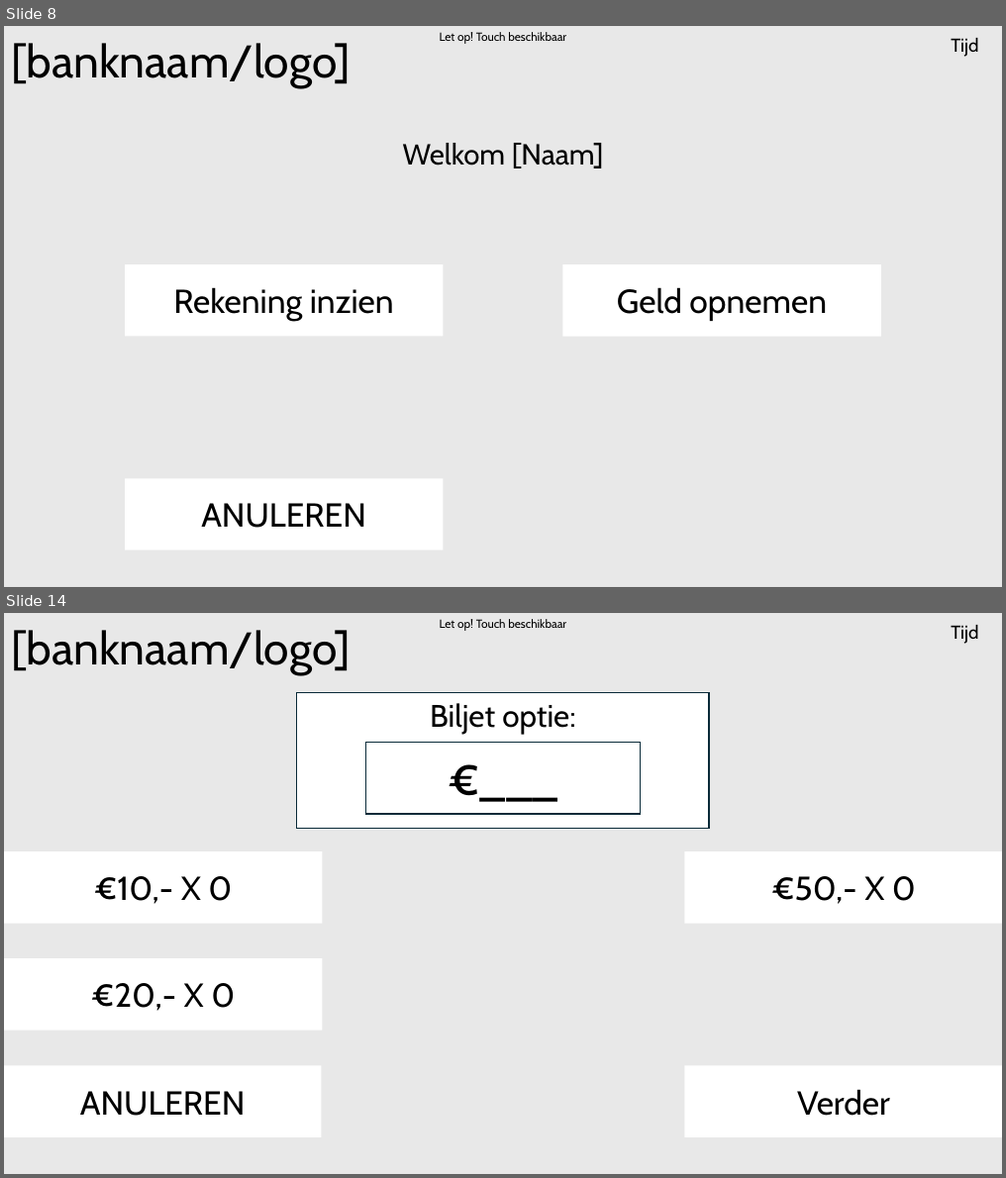
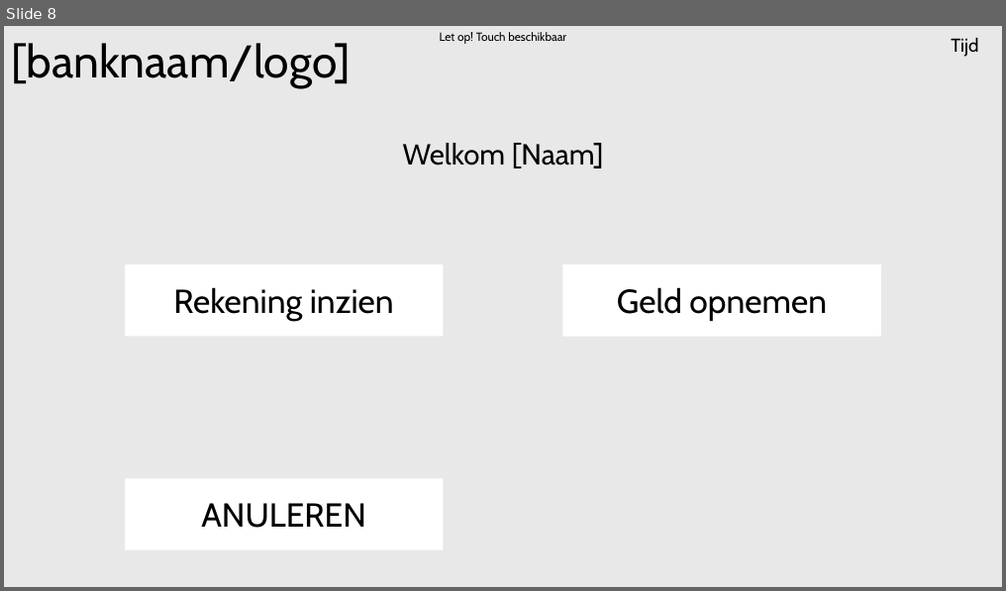
Before and after one commit to BruddaCode/Project-3-4-Bank, a slide deck: documentatie/ontwerpen/GUI/bank_GUI_SketchV2.ppt. Shown one above the other, each under a label of ours: slides 8 and 14 before the commit, slide 8 after it; the slides between them are not shown. The pictures are 1006x1178 and 1006x591 pixels, drawn with LibreOffice and Linux fonts; fonts in the diff are those of the drawing. Boxes give left, top, right and bottom in pixels: in the first picture for what was removed or moved away, otherwise in the second. Text is boxed around its words. In the diff, an @@ line names an element or a change of style, - is before the commit and + after.

```diff
--- a/documentatie/ontwerpen/GUI/bank_GUI_SketchV2.ppt
+++ b/documentatie/ontwerpen/GUI/bank_GUI_SketchV2.ppt
@@ slide 14 removed at [4, 613, 1002, 1174], background #E8E8E8 @@
@@ title removed at [12, 630, 351, 675] @@
-[banknaam/logo]
@@ text removed at [440, 619, 566, 631] @@
-Let op! Touch beschikbaar
@@ text removed at [950, 625, 978, 644] @@
-Tijd
@@ rectangle removed at [296, 692, 709, 829] @@
-Biljet optie:
@@ rectangle removed at [365, 743, 640, 814] @@
-€___
@@ rectangle removed at [4, 852, 322, 924] @@
-€10,- X 0
@@ rectangle removed at [684, 852, 1002, 924] @@
-€50,- X 0
@@ rectangle removed at [4, 959, 322, 1031] @@
-€20,- X 0
@@ rectangle removed at [4, 1065, 321, 1138] @@
-ANULEREN
@@ rectangle removed at [684, 1065, 1002, 1138] @@
-Verder
```
Also in this commit, not shown: 8 slides changed, 1 slide added, 1 other file.
